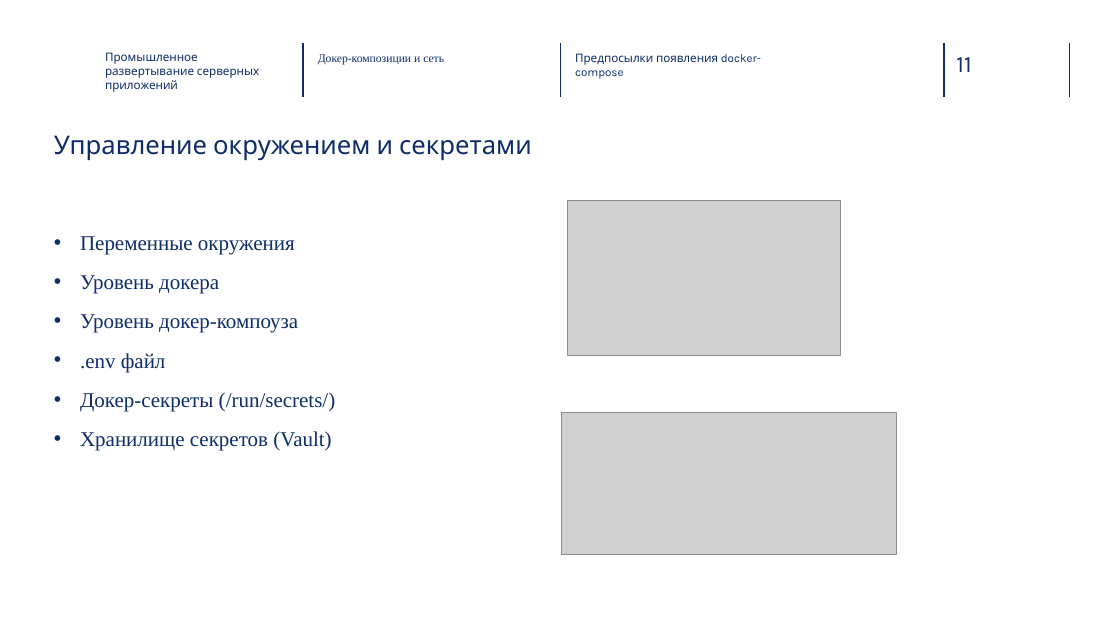
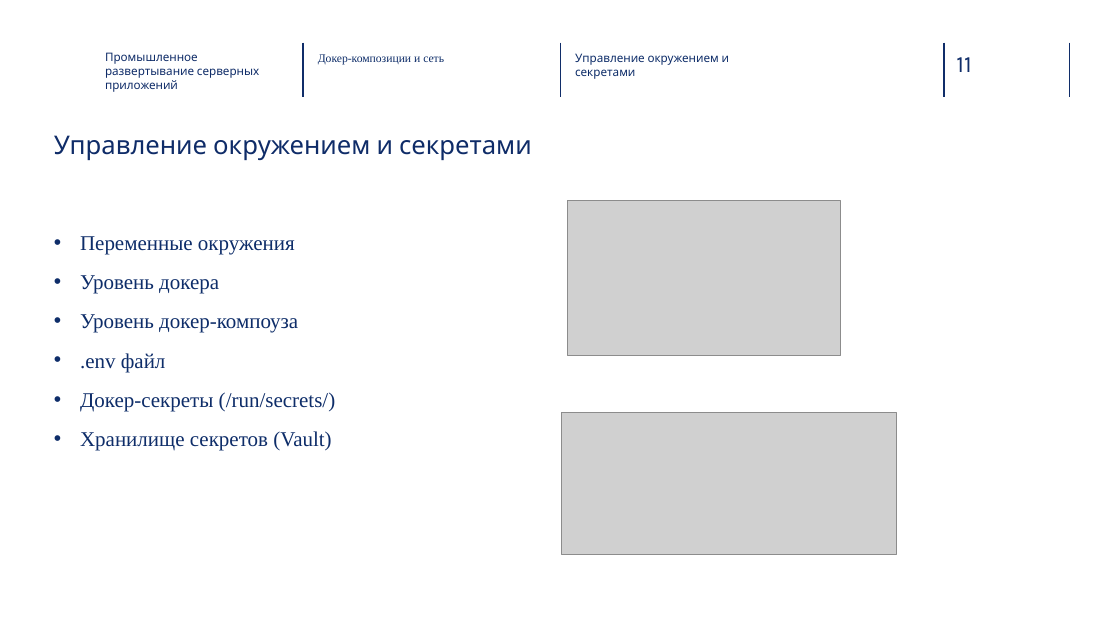
Before and after one commit to Vvil1568/ProductionServerAppDeployment, a slide deck: slide 11 of 2. Докер-композиции и сеть/presentation.pptx. Drawn at 1120x630 pixels with LibreOffice and Linux fonts; fonts in the diff are those of the drawing; grey boxes stand for pictures; background and template pictures are left out. Boxes give left, top, right and bottom in pixels: in the first picture for what was removed or moved away, otherwise in the second. Text is boxed around its words. In the diff, an @@ line names an element or a change of style, - is before the commit and + after.

```diff
--- a/2. Докер-композиции и сеть/presentation.pptx
+++ b/2. Докер-композиции и сеть/presentation.pptx
@@ text at [575, 53, 730, 79]: text changed @@
-Предпосылки появления docker-compose
+Управление окружением и секретами
```
Also in this commit, not shown: 16 other slides changed.
